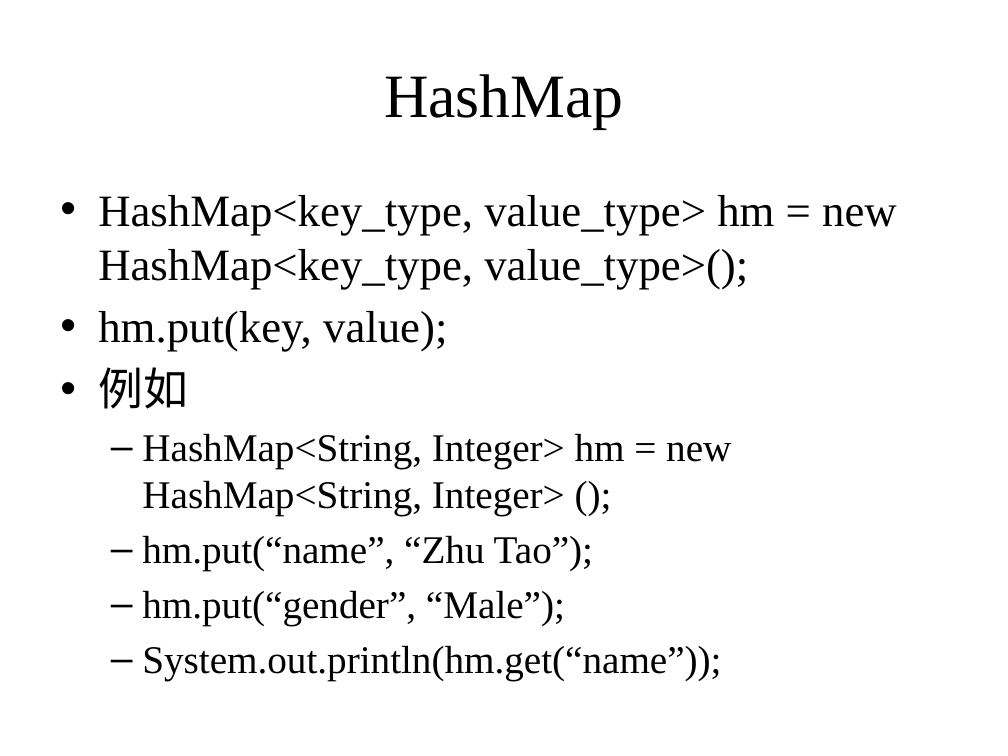
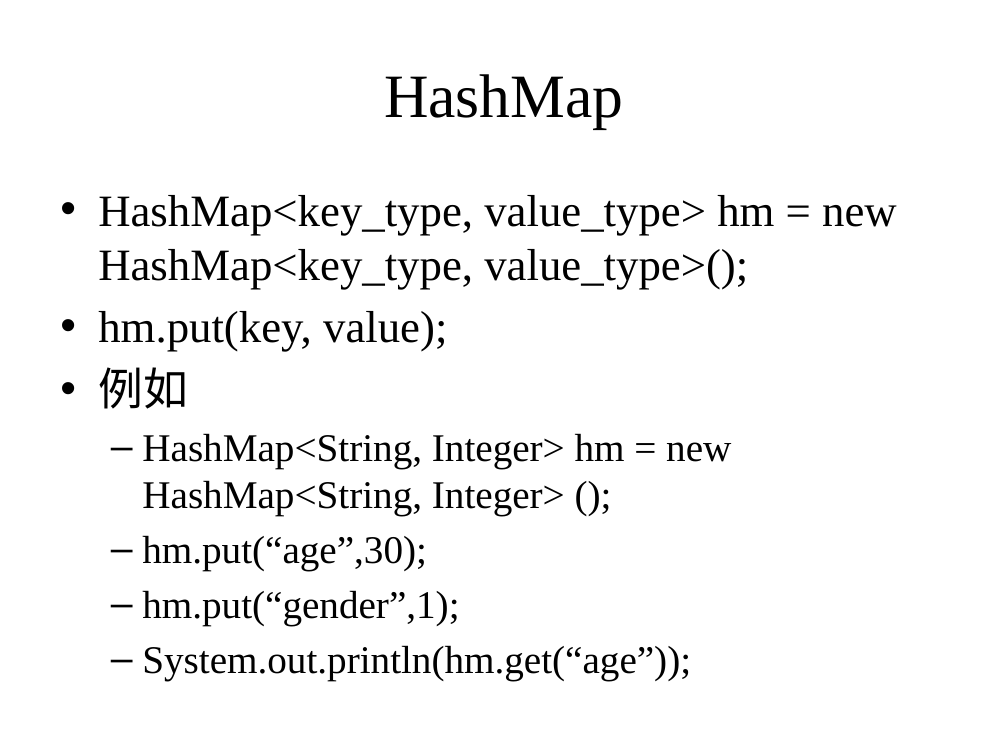
Before and after one commit to zhutao2015/JavaCourse, a slide deck: slide 8 of lesson6/Java-basic-variable-datatype-operators.pptx. Drawn at 1008x756 pixels with LibreOffice and Linux fonts; fonts in the diff are those of the drawing. Boxes give left, top, right and bottom in pixels: in the first picture for what was removed or moved away, otherwise in the second. Text is boxed around its words. In the diff, an @@ line names an element or a change of style, - is before the commit and + after.

```diff
--- a/lesson6/Java-basic-variable-datatype-operators.pptx
+++ b/lesson6/Java-basic-variable-datatype-operators.pptx
@@ text at (142,535,691,680): text changed @@
-  – hm.put(“name”, “Zhu Tao”);
-  – hm.put(“gender”, “Male”);
-  – System.out.println(hm.get(“name”));
+  – hm.put(“age”,30);
+  – hm.put(“gender”,1);
+  – System.out.println(hm.get(“age”));
```
Also in this commit, not shown: 1 other slide changed, 1 slide added, 9 other files.
